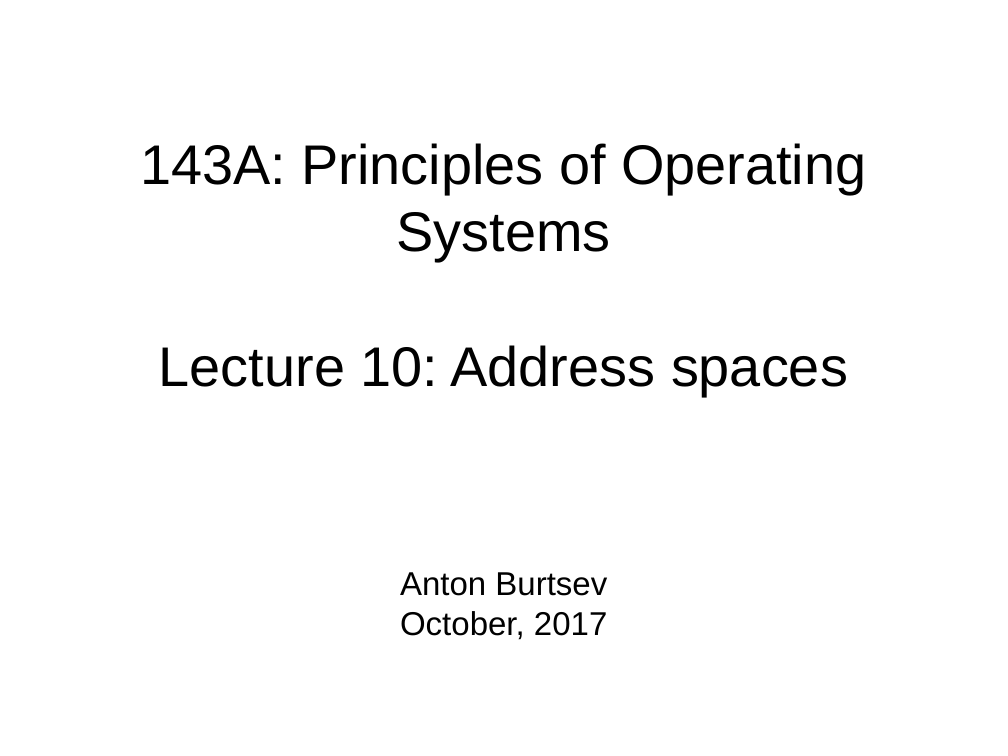
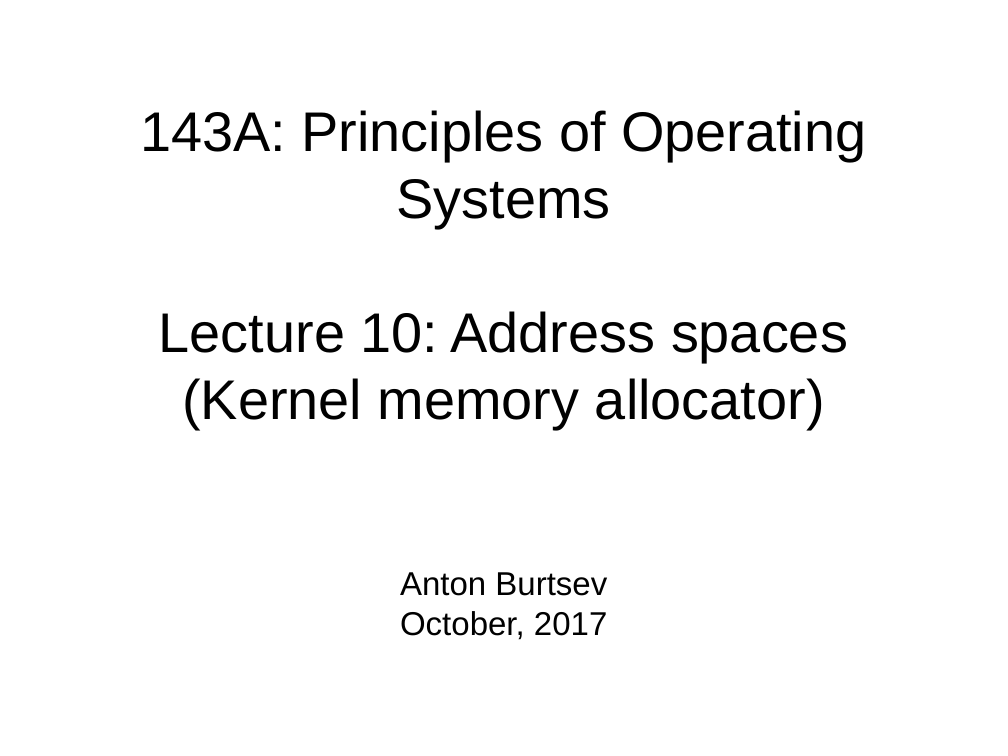
Before and after one commit to antonburtsev/cs5460, a slide deck: slide 1 of lectures/lecture10-address-spaces/lecture10-address-spaces.odp. Drawn at 1008x756 pixels with LibreOffice and Linux fonts; fonts in the diff are those of the drawing. Boxes give left, top, right and bottom in pixels: in the first picture for what was removed or moved away, otherwise in the second. Text is boxed around its words. In the diff, an @@ line names an element or a change of style, - is before the commit and + after.

Commit message:
Updated lecture 10 name

```diff
--- a/lectures/lecture10-address-spaces/lecture10-address-spaces.odp
+++ b/lectures/lecture10-address-spaces/lecture10-address-spaces.odp
@@ title at [140,110,866,429]: text changed @@
-143A: Principles of Operating Systems
-Lecture 10: Address spaces
+143A: Principles of Operating Systems
+Lecture 10: Address spaces
+(Kernel memory allocator)
```
Also in this commit, not shown: 1 other file.
